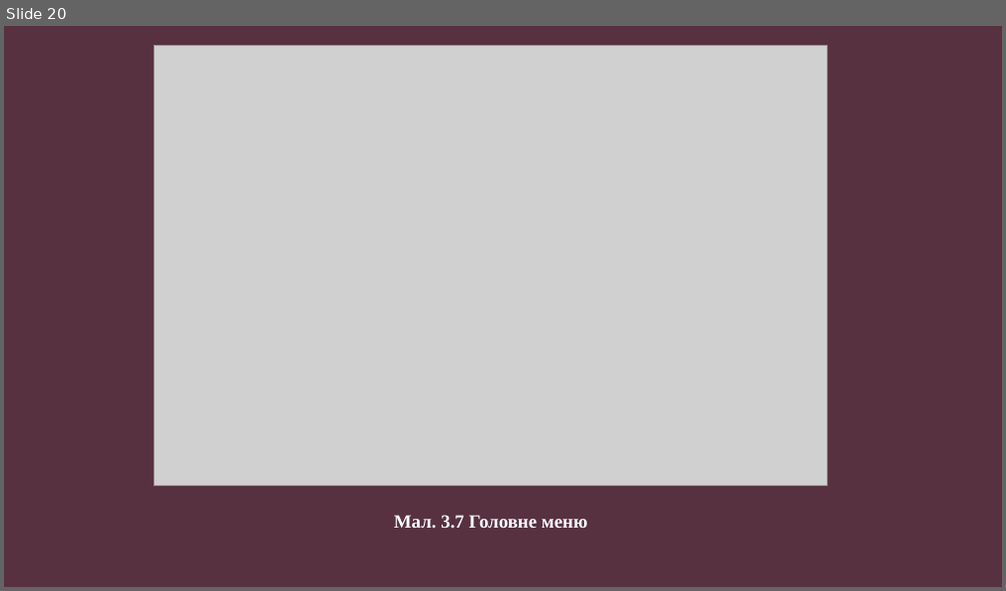
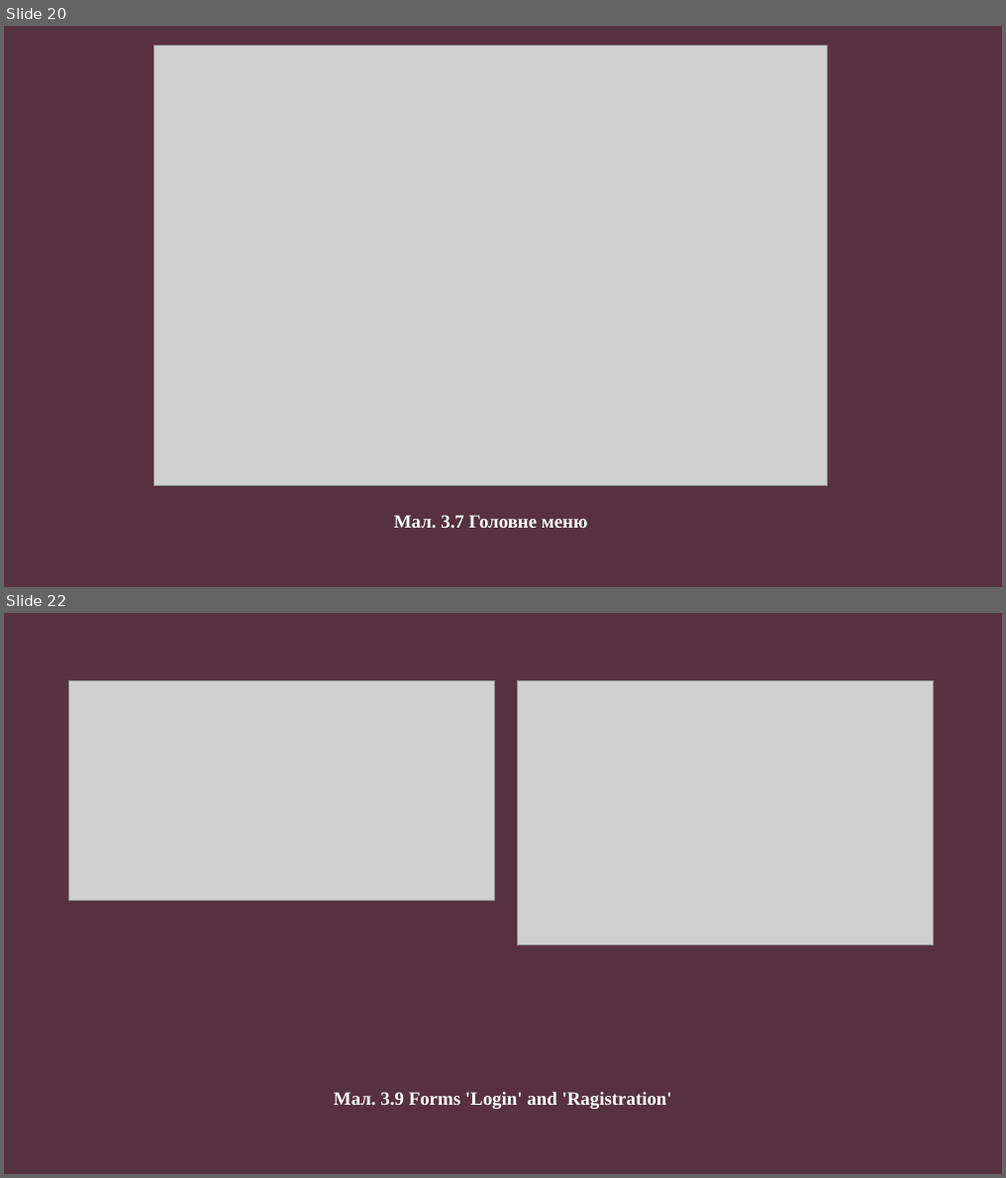
Before and after one commit to SvitLanaSvit/Step_Academy_CourseProject_Bookstore, a slide deck: Presentation.pptx. Shown one above the other, each under a label of ours: slide 20 before the commit, slides 20 and 22 after it; the slides between them are not shown. The pictures are 1006x591 and 1006x1178 pixels, drawn with LibreOffice and Linux fonts; fonts in the diff are those of the drawing; grey boxes stand for pictures; background and template pictures are left out. Boxes give left, top, right and bottom in pixels: in the first picture for what was removed or moved away, otherwise in the second. Text is boxed around its words. In the diff, an @@ line names an element or a change of style, - is before the commit and + after.

```diff
--- a/Presentation.pptx
+++ b/Presentation.pptx
@@ slide 22 added at (4,613,1002,1174), background #FFFFFF; not listed: 1 template element that a slide beside it also shows @@
@@ picture added at (69,681,495,901) @@
@@ picture added at (518,681,934,946) @@
@@ title added at (334,1092,672,1109), 18 pt, text #FFFFFF, bold @@
+Мал. 3.9 Forms 'Login' and 'Ragistration'
```
Also in this commit, not shown: 3 slides changed, 6 other files.
